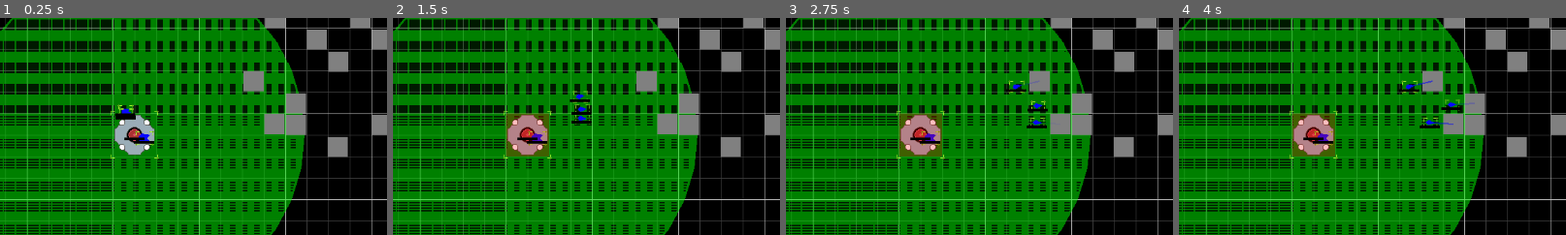
Above: before the commit, frames 1-4 (left to right).
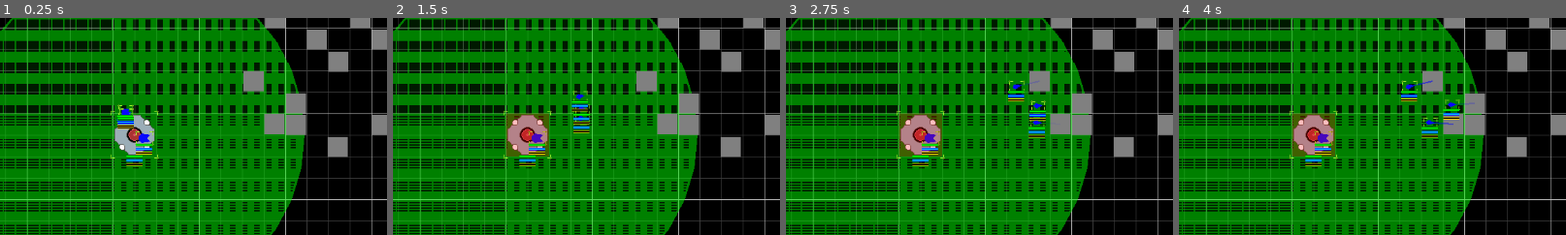
Above: after the commit, the same moments.

Repository: AtkinTC/space-industry-v4
Game: Godot game, scene res://game/test_scene.tscn
Two runs of this game, one before a commit and one after it. Both use one fixed random seed, a clock stepped at 60 frames per second and the inputs below.
Inputs:
- Up to frame 1 (0.25 s): no input
- Up to frame 2 (1.5 s): click "test struct small" at 0.5 s; click "test struct med" at 1.25 s
- Up to frame 3 (2.75 s): click "test struct large" at 2 s
- Up to frame 4 (4 s): click "test struct small" at 2.75 s; click "test struct med" at 3.5 s
The pictures show only the part of the screen within x 35-85%, y 28-78%; the shares and areas given below are measured in that part.

The runs differ from the first frame. In frame 1, 0.9% of the frame differs, in the area x 29-40%, y 43-69%; in frame 2, 1.1%; in frame 3, 1.2%, in the area x 32-68%, y 32-69%; in frame 4, 1.2%.

Commit message:
add health display into EntityDebugDisplay node, and add position offset
-position offset allows the EntityDebugDisplay to be positioned in the scene instead of always existing at the origin

Diff:
--- a/game/entity/entity_debug_display.gd
+++ b/game/entity/entity_debug_display.gd
@@ -2,35 +2,53 @@
 class_name EntityDebugDisplay
 
 var parent_entity : Entity
+var offset : Vector2
 
 # Called when the node enters the scene tree for the first time.
 func _ready():
 	parent_entity = self.get_parent()
+	offset = self.position
 	top_level = true
 
 # Called every frame. 'delta' is the elapsed time since the previous frame.
 func _process(_delta):
-	self.global_position = parent_entity.global_position
+	self.global_position = parent_entity.global_position + offset
 	self.global_rotation = 0
 	queue_redraw()
 
-const LEFT : int = -15
-const LINE_LENGTH : int = 30
+const LEFT : int = -12
+const LINE_LENGTH : int = 24
 const LINE_WIDTH : int = 2
 const LINE_SPACING : int = 6
+
+func draw_bar(color_1 : Color, color_2 : Color, percentage : float, line : int):
+	draw_line(Vector2(LEFT, line * LINE_SPACING), Vector2(LEFT + LINE_LENGTH, line * LINE_SPACING), color_2, LINE_WIDTH+2)
+	draw_line(Vector2(LEFT, line * LINE_SPACING), Vector2(LEFT + LINE_LENGTH, line * LINE_SPACING), Color.BLACK, LINE_WIDTH)
+	draw_line(Vector2(LEFT, line * LINE_SPACING), Vector2(LEFT + LINE_LENGTH * percentage, line * LINE_SPACING), color_1, LINE_WIDTH)
 
 func _draw():
 	var line : int = 0
 
+	if(parent_entity.has_health()):
+		var health := parent_entity.get_health()
+
+		if(health.max_hull > 0):
+			var hull_percentage : float = max(0, health.current_hull / health.max_hull)
+			draw_bar(Color.GREEN, Color.DARK_GREEN, hull_percentage, line)
+			line+=1
+
+		if(health.max_shield > 0):
+			var shield_percentage : float = max(0, health.current_shield / health.max_shield)
+			draw_bar(Color.DEEP_SKY_BLUE, Color.BLUE, shield_percentage, line)
+			line+=1
+
 	if(parent_entity.has_inventory()):
-		var inventory : Inventory = parent_entity.get_inventory()
-		line+=1
-		draw_line(Vector2(LEFT, line * LINE_SPACING), Vector2(LEFT + LINE_LENGTH, line * LINE_SPACING), Color.BLACK, LINE_WIDTH+2)
-		var percentage : float = inventory.get_contents_size() as float / inventory.get_capacity()
-		var percentage_capped : float = min(1.0, percentage)
-		if(percentage > percentage_capped):
-			draw_line(Vector2(LEFT, line * LINE_SPACING), Vector2(LEFT + LINE_LENGTH * percentage, line * LINE_SPACING), Color.RED, LINE_WIDTH)
-		draw_line(Vector2(LEFT, line * LINE_SPACING), Vector2(LEFT + LINE_LENGTH * percentage_capped, line * LINE_SPACING), Color.BLUE, LINE_WIDTH)
+		var inventory := parent_entity.get_inventory()
+
+		if(inventory.capacity > 0):
+			var percentage : float = inventory.get_contents_size() as float / inventory.get_capacity()
+			draw_bar(Color.YELLOW, Color.GOLD, percentage, line)
+			line+=1
 
 
 #	var power_supply : PowerSupplyComponent = parent_entity.components.get(Constants.COMPONENT_CLASS.POWER_SUPPLY)
--- a/game/entity/ship/builder_ship_basic.tscn
+++ b/game/entity/ship/builder_ship_basic.tscn
@@ -26,4 +26,5 @@
 unique_name_in_owner = true
 
 [node name="EntityDebugDisplay" type="Node2D" parent="."]
+position = Vector2(0, 10)
 script = ExtResource("3_2rmcj")
--- a/game/entity/ship/miner_ship_basic.tscn
+++ b/game/entity/ship/miner_ship_basic.tscn
@@ -29,4 +29,5 @@
 script = ExtResource("3_h5scd")
 
 [node name="EntityDebugDisplay" type="Node2D" parent="."]
+position = Vector2(0, 8)
 script = ExtResource("4_58uhm")
--- a/game/entity/structure/construction_site_1x1.tscn
+++ b/game/entity/structure/construction_site_1x1.tscn
@@ -18,4 +18,5 @@
 polygon = PackedVector2Array(0, -14, 14, 0, 0, 14, -14, 0)
 
 [node name="EntityDebugDisplay" type="Node2D" parent="."]
+position = Vector2(0, 16)
 script = ExtResource("2_rooq3")
--- a/game/entity/structure/construction_site_2x2.tscn
+++ b/game/entity/structure/construction_site_2x2.tscn
@@ -19,6 +19,7 @@
 polygon = PackedVector2Array(0, -31, 31, 0, 0, 31, -31, 0)
 
 [node name="EntityDebugDisplay" type="Node2D" parent="."]
+position = Vector2(0, 32)
 script = ExtResource("2_46yxd")
 
 [node name="StructureGridTool" type="Node2D" parent="."]
--- a/game/entity/structure/construction_site_3x3.tscn
+++ b/game/entity/structure/construction_site_3x3.tscn
@@ -19,6 +19,7 @@
 polygon = PackedVector2Array(0, -46, 46, 0, 0, 46, -46, 0)
 
 [node name="EntityDebugDisplay" type="Node2D" parent="."]
+position = Vector2(0, 48)
 script = ExtResource("2_rwbf2")
 
 [node name="StructureGridTool" type="Node2D" parent="."]
--- a/game/entity/structure/station_core.tscn
+++ b/game/entity/structure/station_core.tscn
@@ -19,6 +19,7 @@
 shape = SubResource("CircleShape2D_0dicr")
 
 [node name="EntityDebugDisplay" type="Node2D" parent="."]
+position = Vector2(0, 32)
 script = ExtResource("3_hh5cf")
 
 [node name="StructureGridTool" type="Node2D" parent="."]
--- a/game/entity/structure/test_structure_1x1.tscn
+++ b/game/entity/structure/test_structure_1x1.tscn
@@ -18,6 +18,7 @@
 shape = SubResource("CircleShape2D_4uq5v")
 
 [node name="EntityDebugDisplay" type="Node2D" parent="."]
+position = Vector2(0, 16)
 script = ExtResource("2_6qqpn")
 
 [node name="StructureGridTool" type="Node2D" parent="."]
--- a/game/entity/structure/test_structure_2x2.tscn
+++ b/game/entity/structure/test_structure_2x2.tscn
@@ -18,6 +18,7 @@
 shape = SubResource("CircleShape2D_vv7dl")
 
 [node name="EntityDebugDisplay" type="Node2D" parent="."]
+position = Vector2(0, 32)
 script = ExtResource("2_td8da")
 
 [node name="StructureGridTool" type="Node2D" parent="."]
--- a/game/entity/structure/test_structure_3x3.tscn
+++ b/game/entity/structure/test_structure_3x3.tscn
@@ -18,6 +18,7 @@
 shape = SubResource("CircleShape2D_vv7dl")
 
 [node name="EntityDebugDisplay" type="Node2D" parent="."]
+position = Vector2(0, 48)
 script = ExtResource("3_5g36n")
 
 [node name="StructureGridTool" type="Node2D" parent="."]
